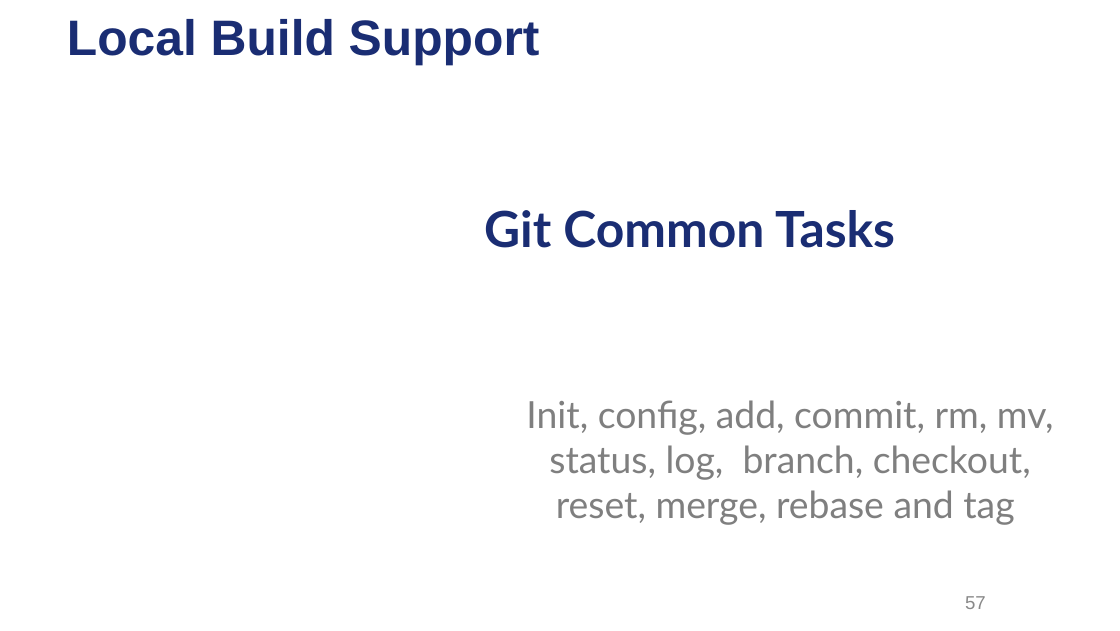
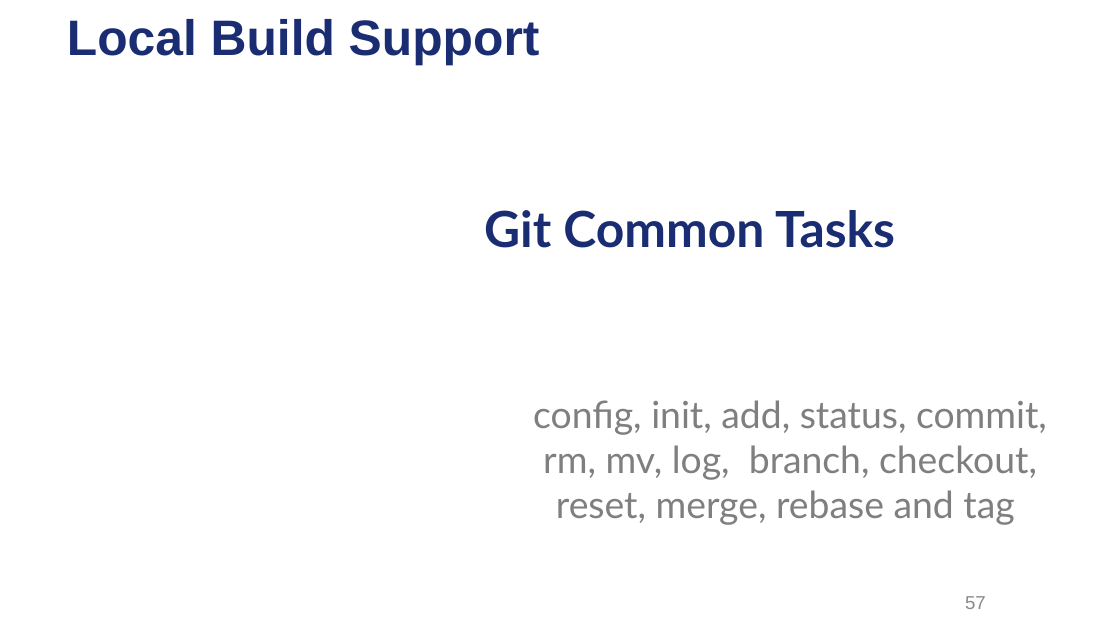
Before and after one commit to ysgard/git-presentation, a slide deck: slide 57 of Dive into Git.odp. Drawn at 1120x631 pixels with LibreOffice and Linux fonts; fonts in the diff are those of the drawing; background and template pictures are left out. Boxes give left, top, right and bottom in pixels: in the first picture for what was removed or moved away, otherwise in the second. Text is boxed around its words. In the diff, an @@ line names an element or a change of style, - is before the commit and + after.

```diff
--- a/Dive into Git.odp
+++ b/Dive into Git.odp
@@ subtitle at bbox=[533, 400, 1047, 525]: text changed @@
-Init, config, add, commit, rm, mv, status, log, branch, checkout, reset, merge, rebase and tag
+config, init, add, status, commit, rm, mv, log, branch, checkout, reset, merge, rebase and tag
```
Also in this commit, not shown: 2 other slides changed, 19 slides added, 2 slides removed, 15 other files.
